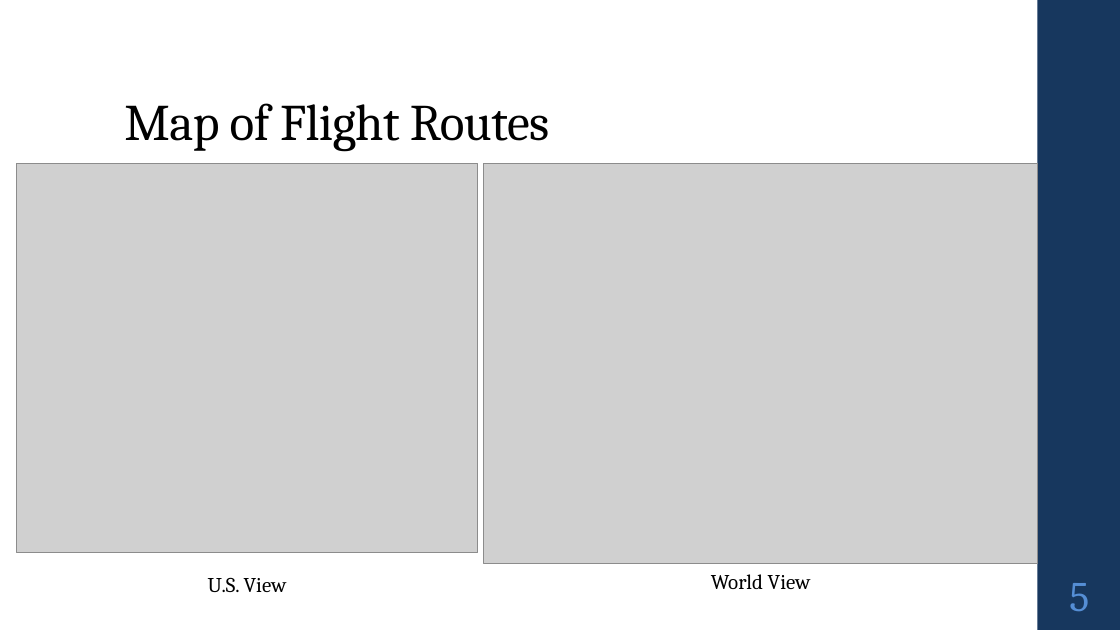
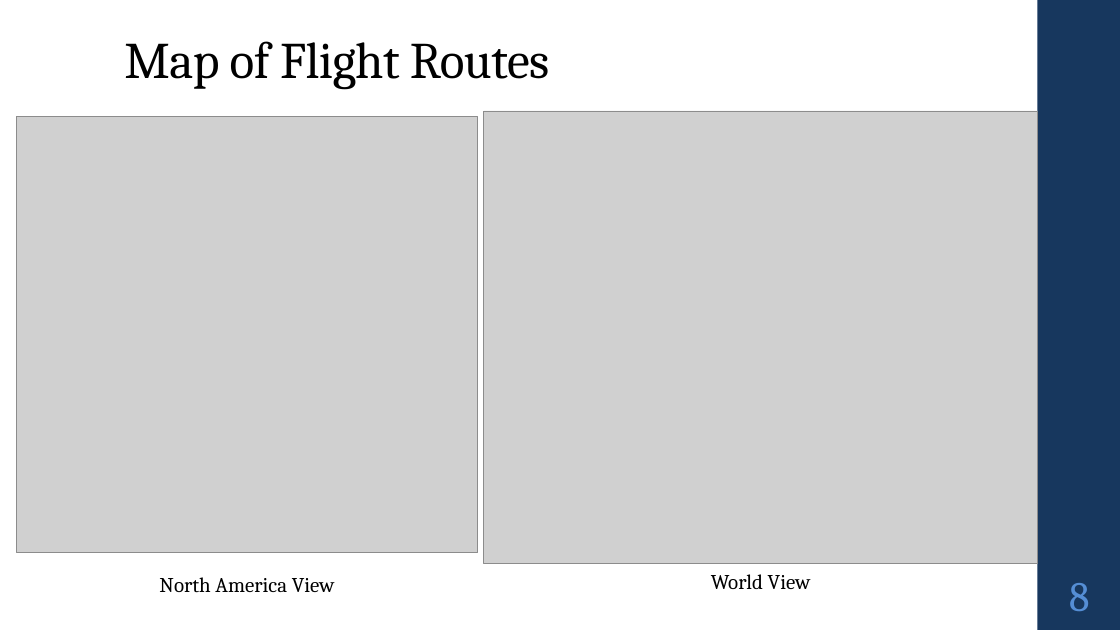
Before and after one commit to Alec-Schneider/FlightSurveyProject, a slide deck: slide 8 of Alec_Schneider_Project 2.pptx (slide 5 before the commit). Drawn at 1120x630 pixels with LibreOffice and Linux fonts; fonts in the diff are those of the drawing; grey boxes stand for pictures. Boxes give left, top, right and bottom in pixels: in the first picture for what was removed or moved away, otherwise in the second. Text is boxed around its words. In the diff, an @@ line names an element or a change of style, - is before the commit and + after.

```diff
--- a/Alec_Schneider_Project 2.pptx
+++ b/Alec_Schneider_Project 2.pptx
@@ title "Map of Flight Routes": place and size @@
-title "Map of Flight Routes" at <box>124,103,549,151</box>
+title "Map of Flight Routes" at <box>124,41,549,90</box>
@@ title "Map of Flight Routes" at <box>124,41,549,90</box>: vertical alignment bottom to middle @@
@@ picture: place and size @@
-picture at <box>16,163,477,553</box>
+picture at <box>16,117,477,553</box>
@@ picture: place and size @@
-picture at <box>484,163,1038,563</box>
+picture at <box>484,111,1038,563</box>
@@ text at <box>159,577,335,593</box>: text changed @@
-U.S. View
+North America View
@@ page number at <box>1069,583,1089,611</box>: text changed @@
-5
+8
```
Also in this commit, not shown: 3 other slides changed, 3 slides added, 8 other files.
